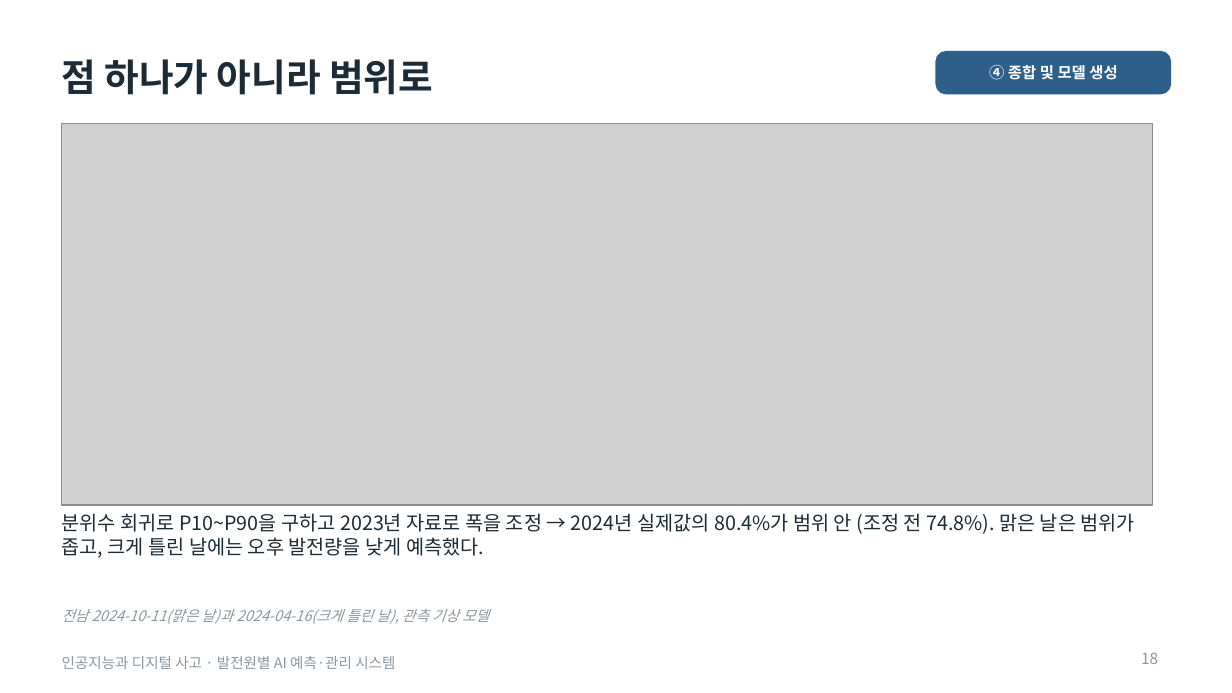
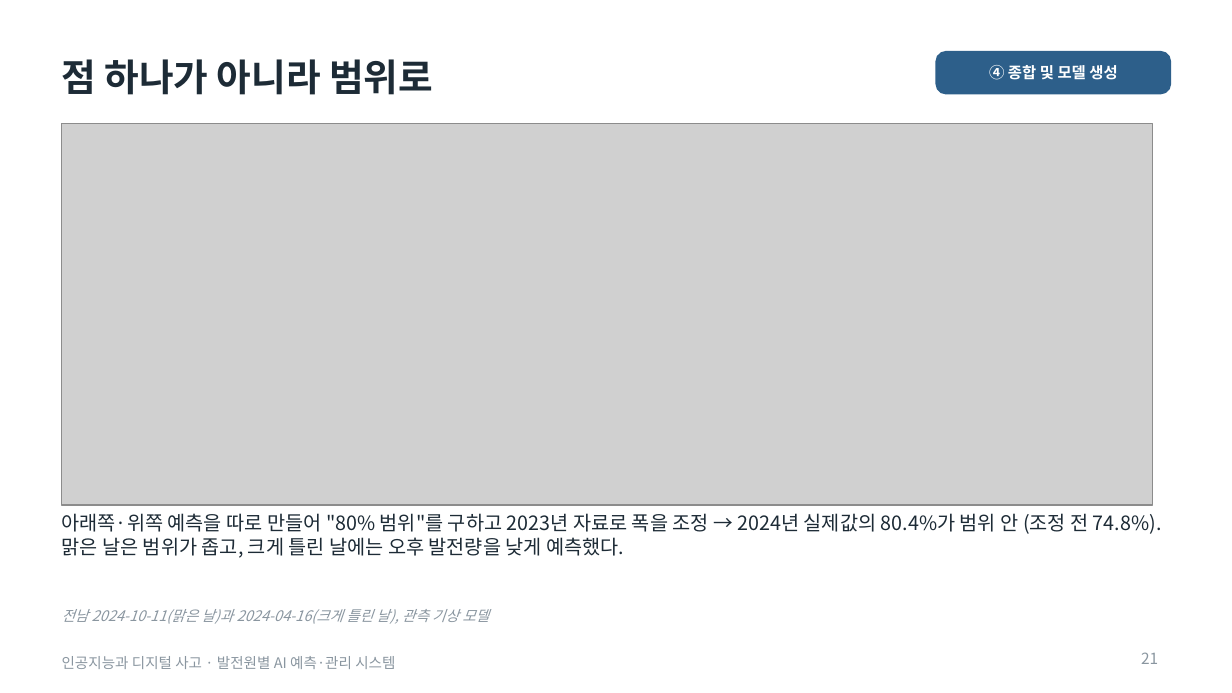
Before and after one commit to junseok7-cpu/hello, a slide deck: slide 21 of energy/report/발표자료_최종.pptx (slide 18 before the commit). Drawn at 1232x693 pixels with LibreOffice and Linux fonts; fonts in the diff are those of the drawing; grey boxes stand for pictures. Boxes give left, top, right and bottom in pixels: in the first picture for what was removed or moved away, otherwise in the second. Text is boxed around its words. In the diff, an @@ line names an element or a change of style, - is before the commit and + after.

```diff
--- a/energy/report/발표자료_최종.pptx
+++ b/energy/report/발표자료_최종.pptx
@@ text at [62,513,1162,558]: text changed @@
-분위수 회귀로 P10~P90을 구하고 2023년 자료로 폭을 조정 → 2024년 실제값의 80.4%가 범위 안 (조정 전 74.8%). 맑은 날은 범위가 좁고, 크게 틀린 날에는 오후 발전량을 낮게 예측했다.
+아래쪽·위쪽 예측을 따로 만들어 "80% 범위"를 구하고 2023년 자료로 폭을 조정 → 2024년 실제값의 80.4%가 범위 안 (조정 전 74.8%). 맑은 날은 범위가 좁고, 크게 틀린 날에는 오후 발전량을 낮게 예측했다.
@@ page number at [1141,652,1158,664]: text changed @@
-18
+21
```
Also in this commit, not shown: 11 other slides changed, 3 slides added, 9 other files.
